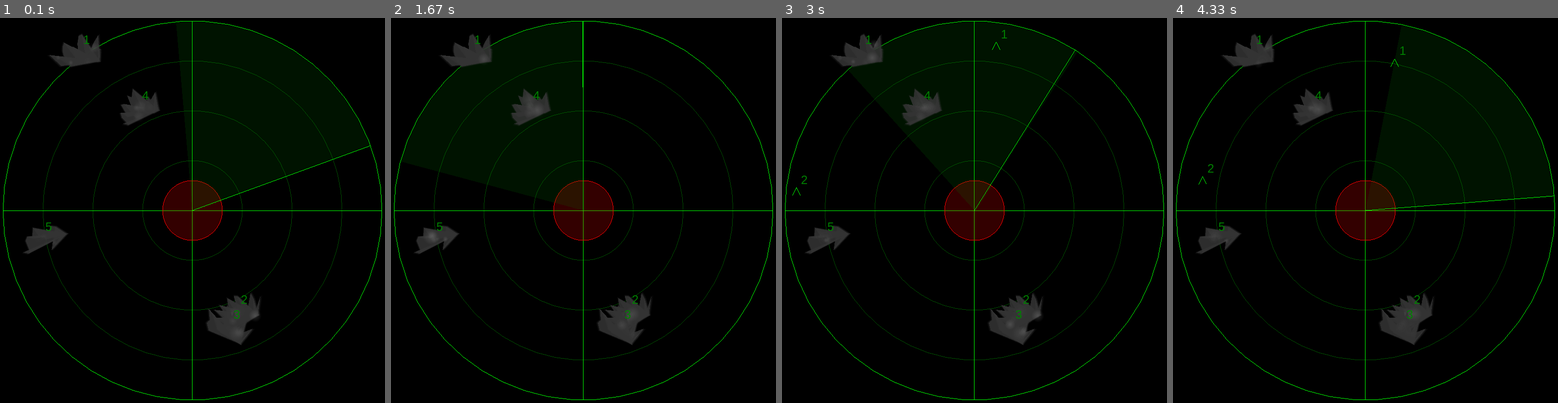
Above: before the commit, frames 1-4 (left to right).
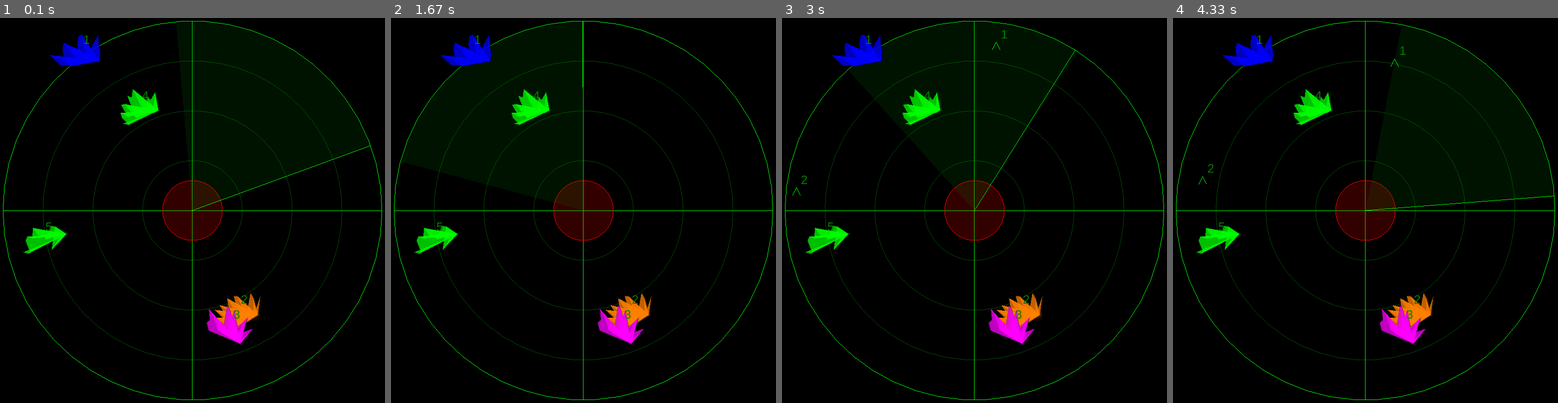
Above: after the commit, the same moments.

Repository: Akakyy/radar
Game: pygame game, started from radar.py
The game is run twice, just before and just after one commit, with the same random seed, the same clock (stepped at 60 frames per second) and the same inputs.
Inputs:
- Up to frame 1 (0.1 s): no input
- Up to frame 2 (1.67 s): hold Up 0.33-0.8 s; hold Down 0.83-1.13 s; hold Up 1.17-1.53 s; hold Down from 1.57 s (still down)
- Up to frame 3 (3 s): release Down at 1.93 s; hold Up 1.97-2.27 s; hold Down 2.3-2.6 s; hold Up from 2.63 s (still down)
- Up to frame 4 (4.33 s): release Up at 3 s; hold Down 3.03-3.4 s; hold Up 3.43-3.73 s; hold Down 3.77-4.07 s; hold Up from 4.1 s (still down)

The runs differ from the first frame. In frame 1, 2.6% of the frame differs, in the area x 6-68%, y 4-85%; in frame 2, 2.6%; in frame 3, 2.6%; in frame 4, 2.6%.

Commit message:
Add files via upload

Diff:
--- a/radar.py
+++ b/radar.py
@@ -79,30 +79,70 @@
         return inside
 
 
+PolygonType = Literal[
+    'signal_rejection',
+    'wind',
+    'sco_signal',
+    'mfd',
+    'bkp',
+    'ppz',
+    'pbl',
+    'varu'
+]
+
 
 @dataclass
 class Polygon:
     id: int
-    vertices: List[Tuple[float, float]]  # List of vertices
-    color: Tuple[float, float, float] = (0.7, 0.7, 0.7)  # Light grey color
+    vertices: List[Tuple[float, float]]
+    type: PolygonType
+    color: Tuple[float, float, float] = (0.7, 0.7, 0.7)  # Light grey default color
+
+    def __post_init__(self):
+        # Define colors for different types
+        type_colors = {
+            'signal_rejection': (1.0, 0.0, 0.0),    # Red
+            'wind': (0.0, 0.0, 1.0),               # Blue
+            'sco_signal': (0.0, 1.0, 0.0),         # Green
+            'mfd': (1.0, 1.0, 0.0),                # Yellow
+            'bkp': (1.0, 0.5, 0.0),                # Orange
+            'ppz': (0.5, 0.0, 0.5),                # Purple
+            'pbl': (0.0, 1.0, 1.0),                # Cyan
+            'varu': (1.0, 0.0, 1.0)                # Magenta
+        }
+        self.color = type_colors.get(self.type, self.color)
 
 
 class PolygonManager:
     def __init__(self):
         self.polygons: List[Polygon] = []
         self.next_number: int = 1
-
-    def add_polygon(self, vertices: List[Tuple[float, float]]):
-        polygon = Polygon(self.next_number, vertices)
+        self.polygon_types: List[PolygonType] = [
+            'signal_rejection',
+            'wind',
+            'sco_signal',
+            'mfd',
+            'bkp',
+            'ppz',
+            'pbl',
+            'varu'
+        ]
+
+    def remove_polygon(self, number: int) -> bool:
+      for polygon in self.polygons:
+          if polygon.id == number:
+              self.polygons.remove(polygon)
+              return True
+      return False
+
+
+    def add_polygon(self, polygon):
+        # Randomly select a polygon type
+        #polygon_type = random.choice(self.polygon_types)
+        #polygon = Polygon(self.next_number, vertices, polygon_type)
         self.polygons.append(polygon)
-        self.next_number += 1  # Increment after adding the polygon
-
-    def remove_polygon(self, number: int) -> bool:
-        for polygon in self.polygons:
-            if polygon.id == number:
-                self.polygons.remove(polygon)
-                return True
-        return False  # Return False if polygon with given number does not exist
+        self.next_number += 1
+
 
     def get_polygons(self) -> List[Polygon]:
         return self.polygons
@@ -262,16 +302,19 @@
         num_polygons = random.randint(self.min_polygons_number, self.max_polygons_number)
         for i in range(num_polygons):
             center = self.generate_border_point_inside_radar()
-            vertices = self.create_random_polygon(i + 1, center)  # Pass the ID (1-based)
-            self.polygon_manager.add_polygon(vertices.vertices)  # Add the VERTICES, not the Polygon object
+            polygon = self.create_random_polygon(i + 1, center)  # Pass the ID (1-based)
+            self.polygon_manager.add_polygon(polygon)  # Add the VERTICES, not the Polygon object
+
 
     def set_sector_angle(self, angle: float):
        """Set the angular sector width in degrees."""
        self.sector_angle_degrees = angle
 
+
     def generate_random_speed(self) -> float:
         """Generate random speed factor between 0.5 and 2.0"""
         return random.uniform(0.05, 0.1)
+
 
     def create_random_polygon(self, polygon_id: int, center: Tuple[float, float]) -> Polygon:
         """Create a random convex polygon with a maximum angle."""
@@ -288,7 +331,10 @@
             y = center[1] + radius * math.sin(rad_angle)
             vertices.append((x, y))
 
-        return Polygon(id=polygon_id, vertices=vertices)
+        #polygon_type = random.choice(self.polygon_types)
+        polygon_type = random.choice(PolygonType.__args__)
+        return Polygon(id=polygon_id, vertices=vertices, type=polygon_type)
+
 
     def spawn_polygons(self):
         num_polygons = random.randint(n, m)  # Define n and m
@@ -296,6 +342,7 @@
             center = self.generate_border_point_inside_radar()  # Random position on the border
             polygon = self.create_random_polygon(i, center)
             self.polygons.append(polygon)  # Store the polygon
+
 
     def generate_control_point(self, start_pos: List[float]) -> List[float]:
         dx = -start_pos[0]
@@ -693,16 +740,95 @@
                     self.render_text(str(obj.target_id), obj.pos[0], obj.pos[1])
 
 
-
-def draw_gradient_circle(x: float, y: float, radius: float, alpha: float):
-    """Draw a circle with radial gradient for smoother noise effect."""
+# Update the draw_polygon function to use the polygon's color
+def draw_polygon(self, polygon: Polygon):
+    """Draw a filled polygon with soft edges and enhanced radar noise effect."""
+    current_time = time.time()
+
+    # Use polygon's color instead of fixed color
+    r, g, b = polygon.color
+
+    # Draw base polygon with gradient edges
+    glEnable(GL_BLEND)
+    glBlendFunc(GL_SRC_ALPHA, GL_ONE_MINUS_SRC_ALPHA)
+
+    # Draw multiple layers with decreasing opacity for soft edge effect
+    edge_layers = 15
+    base_size = 1.0
+    edge_growth = 0.008
+
+    for layer in range(edge_layers - 1, -1, -1):
+        scale_factor = base_size + (layer * edge_growth)
+        alpha = 0.1 * (1 - (layer / edge_layers))
+
+        glBegin(GL_POLYGON)
+        glColor4f(r * 0.3, g * 0.3, b * 0.3, alpha)  # Darker version of polygon's color
+
+        center_x = sum(v[0] for v in polygon.vertices) / len(polygon.vertices)
+        center_y = sum(v[1] for v in polygon.vertices) / len(polygon.vertices)
+
+        for vertex in polygon.vertices:
+            scaled_x = center_x + (vertex[0] - center_x) * scale_factor
+            scaled_y = center_y + (vertex[1] - center_y) * scale_factor
+            glVertex2f(scaled_x, scaled_y)
+
+        glEnd()
+
+    # Draw main polygon body with polygon's color
+    glBegin(GL_POLYGON)
+    glColor4f(r, g, b, 0.7)
+    for vertex in polygon.vertices:
+        glVertex2f(*vertex)
+    glEnd()
+
+    # Initialize noise if not exists
+    if not hasattr(polygon, 'noise'):
+        polygon.noise = RadarNoise(polygon.vertices)
+
+    # Draw noise effects with adjusted color
+    for point in polygon.noise.noise_points:
+        if polygon.noise.point_in_polygon(point.x, point.y):
+            time_factor = current_time * point.speed + polygon.noise.time_offset
+            wave = math.sin(time_factor + point.phase)
+            intensity = point.intensity * (0.5 + 0.5 * wave)
+
+            # Use polygon's color for noise effects
+            draw_gradient_circle(
+                point.x + 0.02 * math.cos(time_factor),
+                point.y + 0.02 * math.sin(time_factor),
+                point.radius,
+                intensity * 0.7,
+                (r, g, b)  # Pass polygon's color to gradient circle
+            )
+
+    # Add scanning line effect with polygon's color
+    scan_angle = (current_time * 2) % (2 * math.pi)
+    for vertex in polygon.vertices:
+        if polygon.noise.point_in_polygon(vertex[0], vertex[1]):
+            angle_to_vertex = math.atan2(vertex[1], vertex[0])
+            angle_diff = abs(angle_to_vertex - scan_angle)
+            if angle_diff < 0.3:
+                intensity = 0.2 * (1 - angle_diff / 0.3)
+                draw_gradient_circle(
+                    vertex[0],
+                    vertex[1],
+                    0.07,
+                    intensity,
+                    (r, g, b)  # Pass polygon's color
+                )
+
+
+# Update the gradient circle function to accept color
+def draw_gradient_circle(x: float, y: float, radius: float, alpha: float, color: Tuple[float, float, float]):
+    """Draw a circle with radial gradient using the polygon's color."""
     segments = 32
+    r, g, b = color
+
     glBegin(GL_TRIANGLE_FAN)
-    glColor4f(0.8, 0.8, 0.8, alpha)  # Center color
-    glVertex2f(x, y)  # Center point
-
-    # Create gradient edge
-    glColor4f(0.8, 0.8, 0.8, 0)  # Fade to transparent
+    glColor4f(r, g, b, alpha)  # Center color using polygon's color
+    glVertex2f(x, y)
+
+    glColor4f(r, g, b, 0)  # Fade to transparent while keeping the color
     for i in range(segments + 1):
         angle = 2.0 * math.pi * i / segments
         px = x + radius * math.cos(angle)
@@ -710,82 +836,6 @@
         glVertex2f(px, py)
     glEnd()
 
-
-def draw_polygon(self, polygon: Polygon):
-    """Draw a filled polygon with soft edges and enhanced radar noise effect."""
-    current_time = time.time()
-
-    # Draw base polygon with gradient edges
-    # First draw slightly larger polygon with transparent edges
-    glEnable(GL_BLEND)
-    glBlendFunc(GL_SRC_ALPHA, GL_ONE_MINUS_SRC_ALPHA)
-
-    # Draw multiple layers with decreasing opacity for soft edge effect
-    edge_layers = 15  # Number of layers for soft edge
-    base_size = 1.0   # Original size
-    edge_growth = 0.008  # How much each layer grows
-
-    for layer in range(edge_layers - 1, -1, -1):
-        scale_factor = base_size + (layer * edge_growth)
-        alpha = 0.1 * (1 - (layer / edge_layers))  # Decreasing opacity for outer layers
-
-        glBegin(GL_POLYGON)
-        glColor4f(0.2, 0.2, 0.2, alpha)  # Darker base color with calculated alpha
-
-        # Calculate scaled vertices
-        center_x = sum(v[0] for v in polygon.vertices) / len(polygon.vertices)
-        center_y = sum(v[1] for v in polygon.vertices) / len(polygon.vertices)
-
-        for vertex in polygon.vertices:
-            # Scale vertex position from center
-            scaled_x = center_x + (vertex[0] - center_x) * scale_factor
-            scaled_y = center_y + (vertex[1] - center_y) * scale_factor
-            glVertex2f(scaled_x, scaled_y)
-
-        glEnd()
-
-    # Draw main polygon body
-    glBegin(GL_POLYGON)
-    glColor4f(0.2, 0.2, 0.2, 0.7)  # Main polygon color with some transparency
-    for vertex in polygon.vertices:
-        glVertex2f(*vertex)
-    glEnd()
-
-    # Initialize noise if not exists
-    if not hasattr(polygon, 'noise'):
-        polygon.noise = RadarNoise(polygon.vertices)
-
-    # Draw noise effects
-    for point in polygon.noise.noise_points:
-        if polygon.noise.point_in_polygon(point.x, point.y):
-            # Calculate dynamic intensity
-            time_factor = current_time * point.speed + polygon.noise.time_offset
-            wave = math.sin(time_factor + point.phase)
-            intensity = point.intensity * (0.5 + 0.5 * wave)
-
-            # Draw gradient noise point
-            draw_gradient_circle(
-                point.x + 0.02 * math.cos(time_factor),
-                point.y + 0.02 * math.sin(time_factor),
-                point.radius,
-                intensity * 0.7  # Reduced intensity for subtler effect
-            )
-
-    # Add subtle scanning line effect with softer glow
-    scan_angle = (current_time * 2) % (2 * math.pi)
-    for vertex in polygon.vertices:
-        if polygon.noise.point_in_polygon(vertex[0], vertex[1]):
-            angle_to_vertex = math.atan2(vertex[1], vertex[0])
-            angle_diff = abs(angle_to_vertex - scan_angle)
-            if angle_diff < 0.3:  # Slightly wider beam
-                intensity = 0.2 * (1 - angle_diff / 0.3)  # Reduced intensity
-                draw_gradient_circle(
-                    vertex[0],
-                    vertex[1],
-                    0.07,  # Slightly larger radius
-                    intensity
-                )
-
 # Add this function to update your Radar class
 def update_Radar_class(Radar):
     Radar.draw_polygon = draw_polygon
